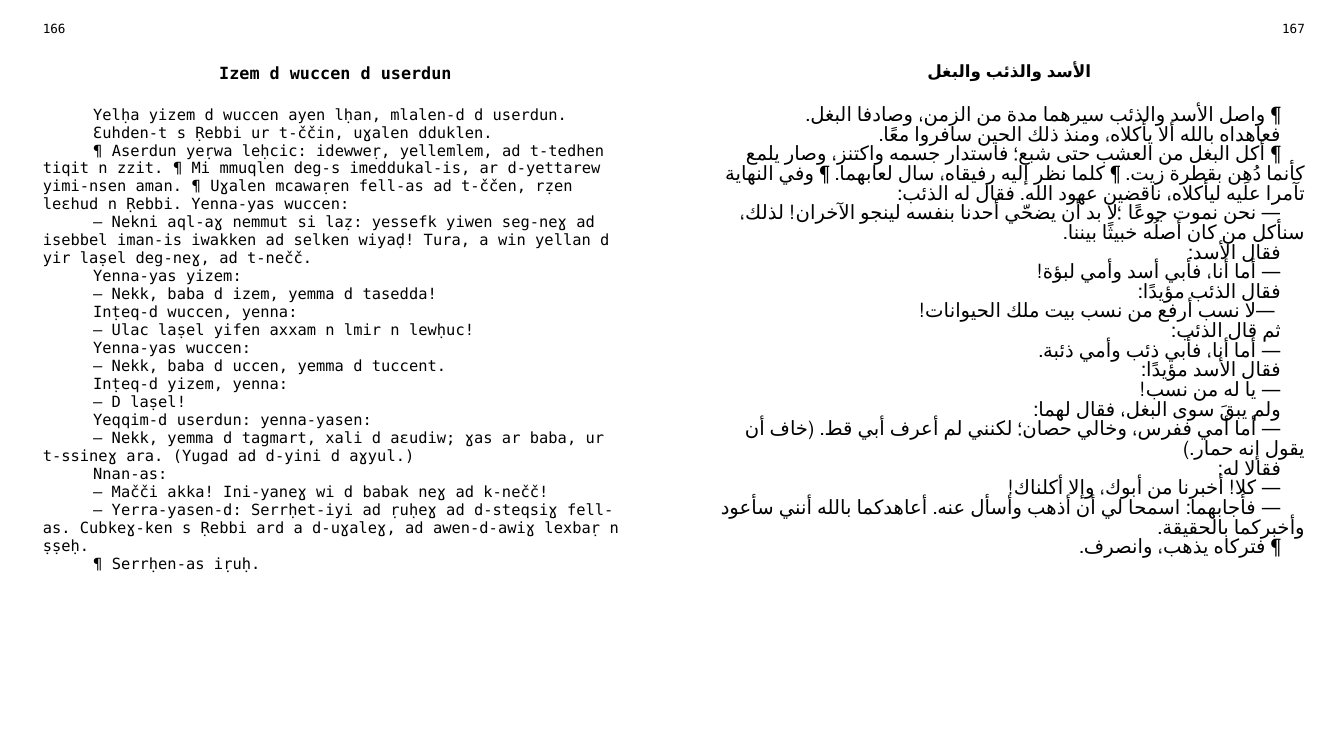
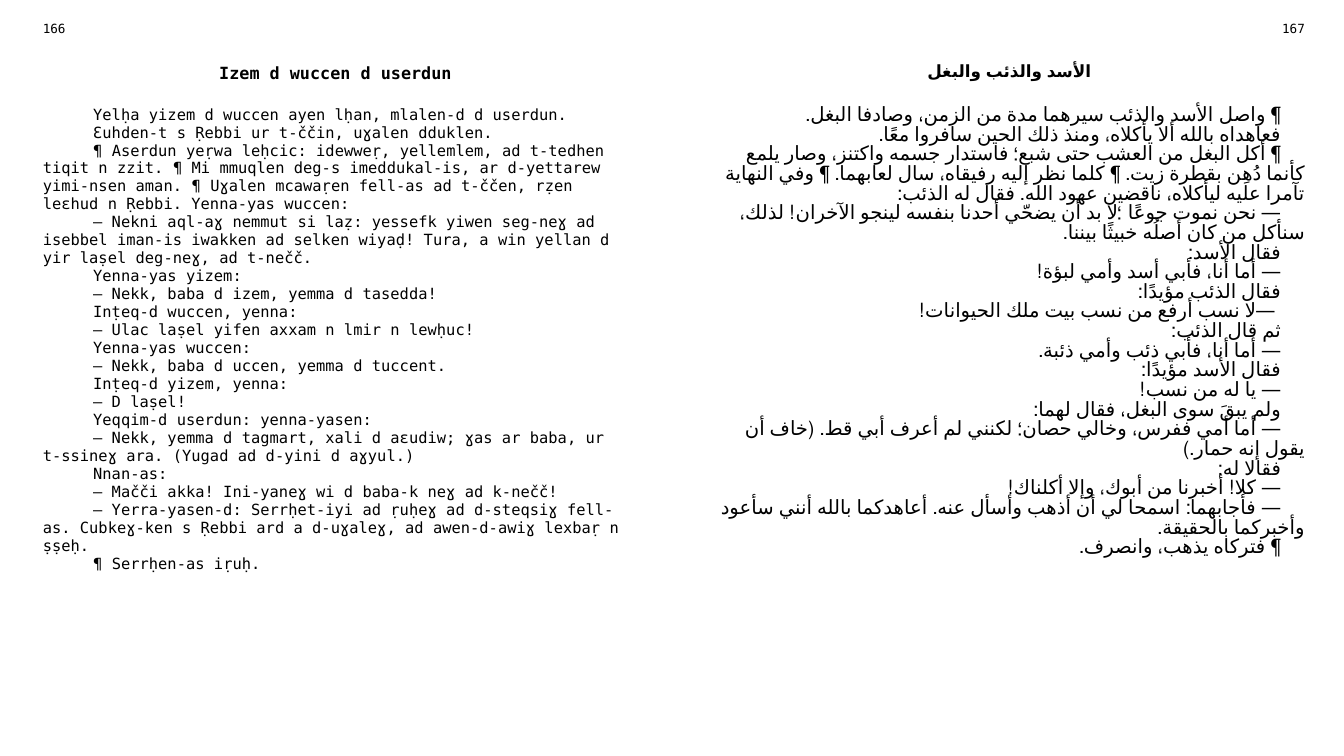
Before and after one commit to sferhah/tamacahut_n_wuccen, a slide deck: slide 82 of Uccen.ConsoleApp/Resources/pptx/uccen.arb.pptx. Drawn at 1344x756 pixels with LibreOffice and Linux fonts; fonts in the diff are those of the drawing. Boxes give left, top, right and bottom in pixels: in the first picture for what was removed or moved away, otherwise in the second. Text is boxed around its words. In the diff, an @@ line names an element or a change of style, - is before the commit and + after.

```diff
--- a/Uccen.ConsoleApp/Resources/pptx/uccen.arb.pptx
+++ b/Uccen.ConsoleApp/Resources/pptx/uccen.arb.pptx
@@ table at (32, 16, 1315, 729) @@
-row 3, column 1: Yelḥa yizem d wuccen ayen lḥan, mlalen-d d userdun. / Ɛuhden-t s Ṛebbi ur t-ččin, uɣalen dduklen. / ¶ Aserdun yeṛwa leḥcic: idewweṛ, yellemlem, ad t-tedhen tiqit n zzit. ¶ Mi mmuqlen deg-s imeddukal-is, ar d-yettarew yimi-nsen aman. ¶ Uɣalen mcawaṛen fell-as ad t-ččen, rẓen leɛhud n Ṛebbi. Yenna-yas wuccen: / — Nekni aql-aɣ nemmut si laẓ: yessefk yiwen seg-neɣ ad isebbel iman-is iwakken ad selken wiyaḍ! Tura, a win yellan d yir laṣel deg-neɣ, ad t-nečč. / Yenna-yas yizem: / — Nekk, baba d izem, yemma d tasedda! / Inṭeq-d wuccen, yenna: / — Ulac laṣel yifen axxam n lmir n lewḥuc! / Yenna-yas wuccen: / — Nekk, baba d uccen, yemma d tuccent. / Inṭeq-d yizem, yenna: / — D laṣel! / Yeqqim-d userdun: yenna-yasen: / — Nekk, yemma d tagmart, xali d aɛudiw; ɣas ar baba, ur t-ssineɣ ara. (Yugad ad d-yini d aɣyul.) / Nnan-as: / — Mačči akka! Ini-yaneɣ wi d babak neɣ ad k-nečč! / — Yerra-yasen-d: Serrḥet-iyi ad ṛuḥeɣ ad d-steqsiɣ fell-as. Cubkeɣ-ken s Ṛebbi ard a d-uɣaleɣ, ad awen-d-awiɣ lexbaṛ n ṣṣeḥ. / ¶ Serrḥen-as iṛuḥ.
+row 3, column 1: Yelḥa yizem d wuccen ayen lḥan, mlalen-d d userdun. / Ɛuhden-t s Ṛebbi ur t-ččin, uɣalen dduklen. / ¶ Aserdun yeṛwa leḥcic: idewweṛ, yellemlem, ad t-tedhen tiqit n zzit. ¶ Mi mmuqlen deg-s imeddukal-is, ar d-yettarew yimi-nsen aman. ¶ Uɣalen mcawaṛen fell-as ad t-ččen, rẓen leɛhud n Ṛebbi. Yenna-yas wuccen: / — Nekni aql-aɣ nemmut si laẓ: yessefk yiwen seg-neɣ ad isebbel iman-is iwakken ad selken wiyaḍ! Tura, a win yellan d yir laṣel deg-neɣ, ad t-nečč. / Yenna-yas yizem: / — Nekk, baba d izem, yemma d tasedda! / Inṭeq-d wuccen, yenna: / — Ulac laṣel yifen axxam n lmir n lewḥuc! / Yenna-yas wuccen: / — Nekk, baba d uccen, yemma d tuccent. / Inṭeq-d yizem, yenna: / — D laṣel! / Yeqqim-d userdun: yenna-yasen: / — Nekk, yemma d tagmart, xali d aɛudiw; ɣas ar baba, ur t-ssineɣ ara. (Yugad ad d-yini d aɣyul.) / Nnan-as: / — Mačči akka! Ini-yaneɣ wi d baba-k neɣ ad k-nečč! / — Yerra-yasen-d: Serrḥet-iyi ad ṛuḥeɣ ad d-steqsiɣ fell-as. Cubkeɣ-ken s Ṛebbi ard a d-uɣaleɣ, ad awen-d-awiɣ lexbaṛ n ṣṣeḥ. / ¶ Serrḥen-as iṛuḥ.
```
Also in this commit, not shown: 20 other slides changed, 7 other files.
